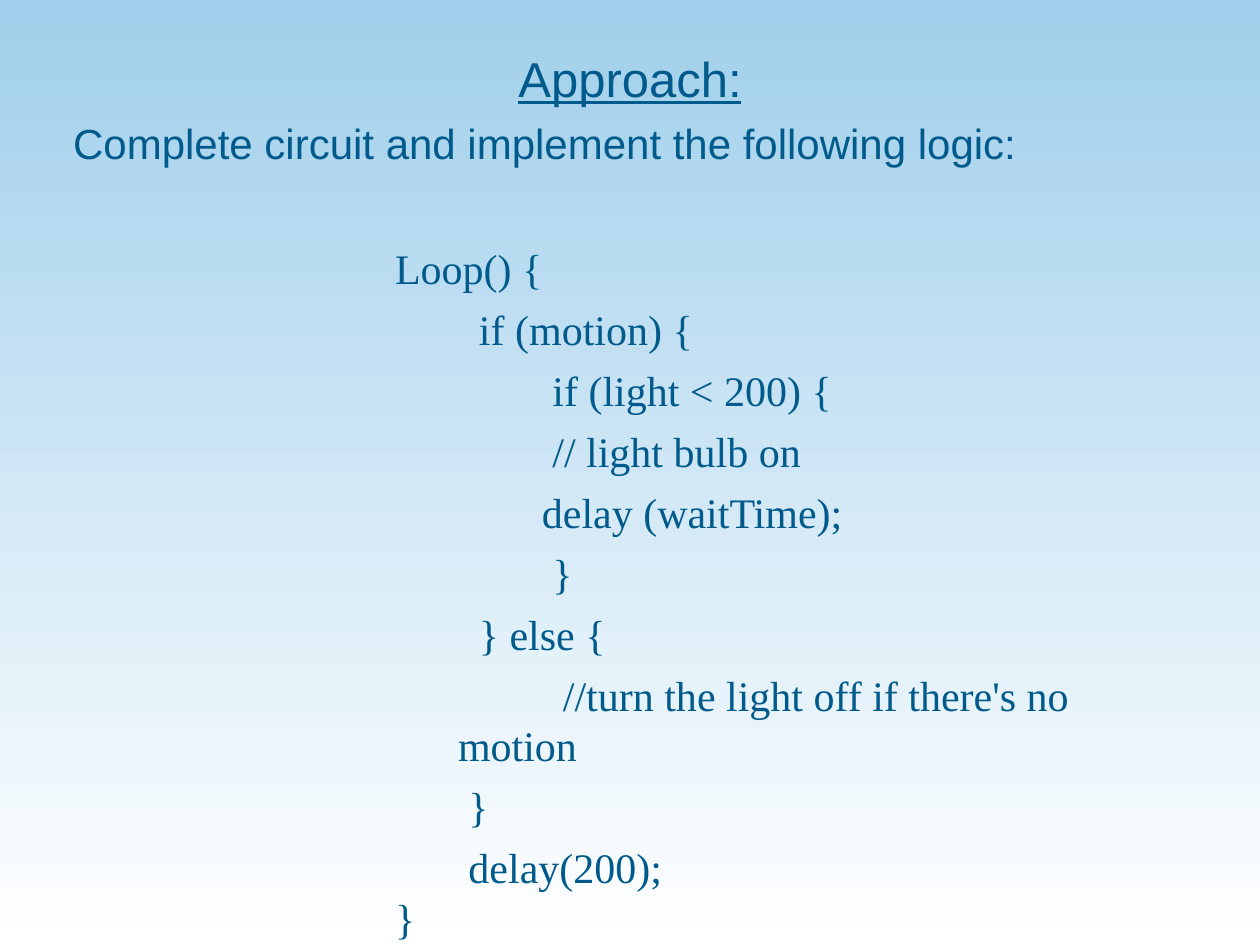
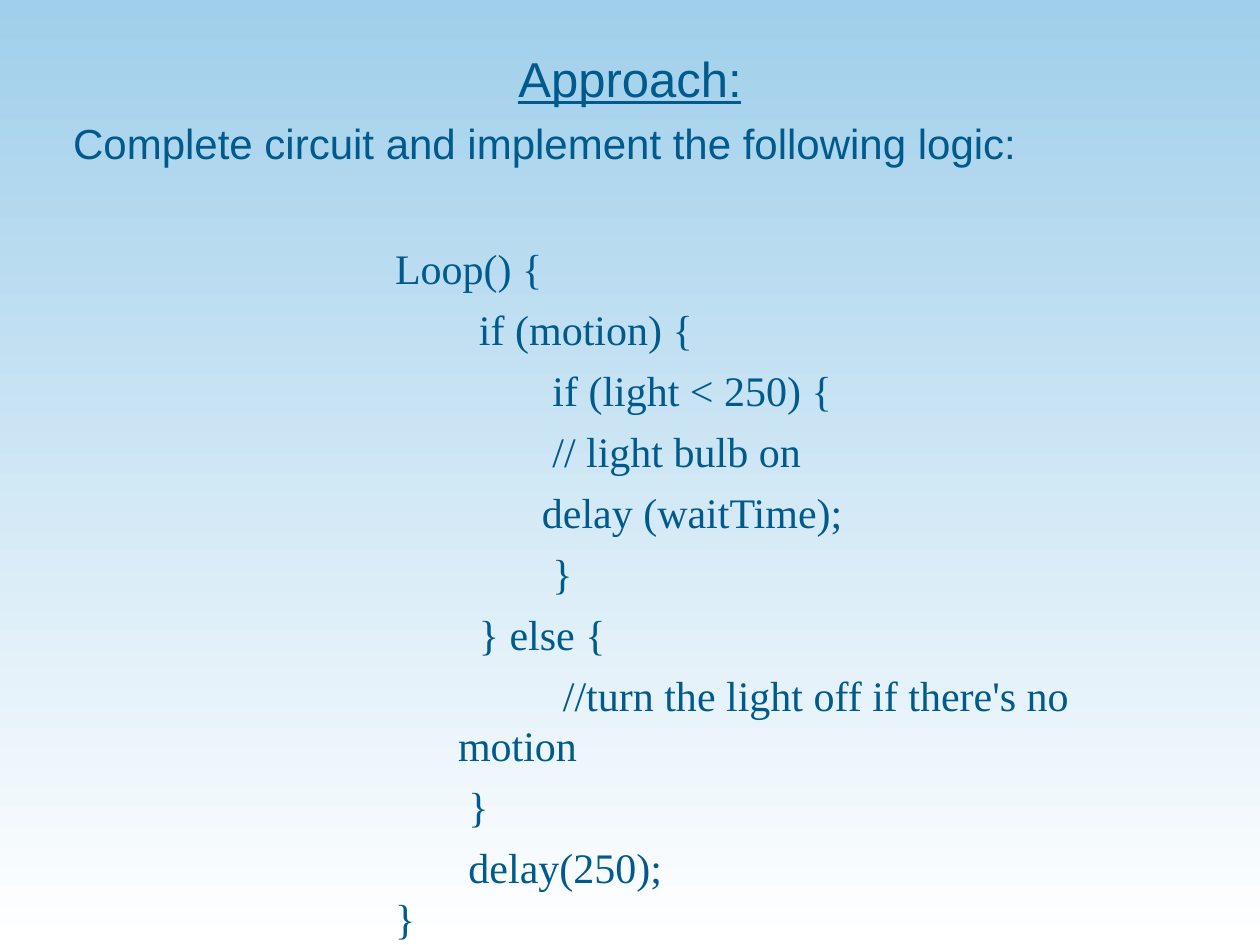
Before and after one commit to whittyh/CS341, a slide deck: slide 6 of lab 6/lab6.pptx. Drawn at 1260x945 pixels with LibreOffice and Linux fonts; fonts in the diff are those of the drawing; background and template pictures are left out. Boxes give left, top, right and bottom in pixels: in the first picture for what was removed or moved away, otherwise in the second. Text is boxed around its words. In the diff, an @@ line names an element or a change of style, - is before the commit and + after.

```diff
--- a/lab 6/lab6.pptx
+++ b/lab 6/lab6.pptx
@@ text at box(552, 376, 801, 415): text changed @@
-  if (light < 200) {
+  if (light < 250) {
@@ text at box(468, 854, 662, 892): text changed @@
-  delay(200);
+  delay(250);
```
